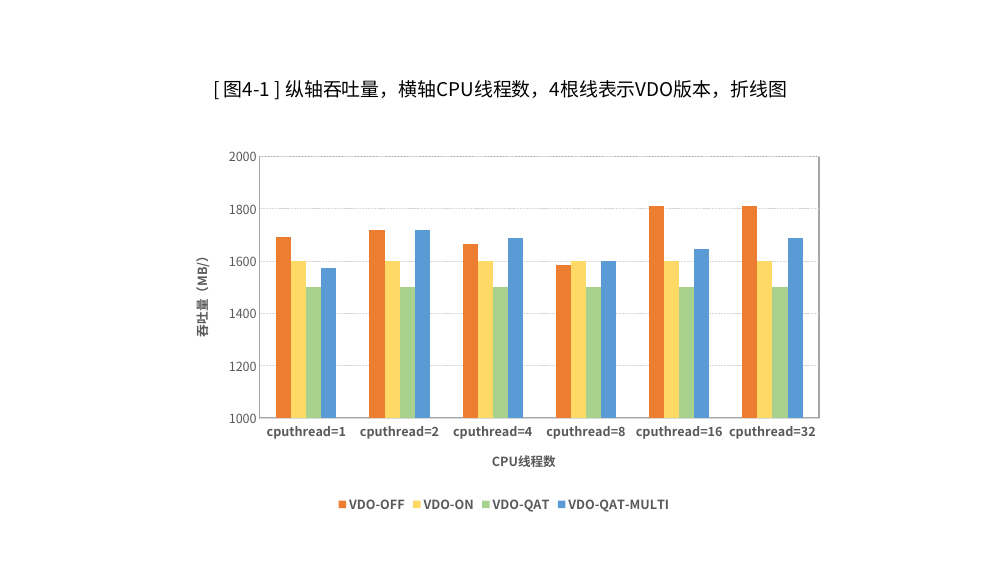
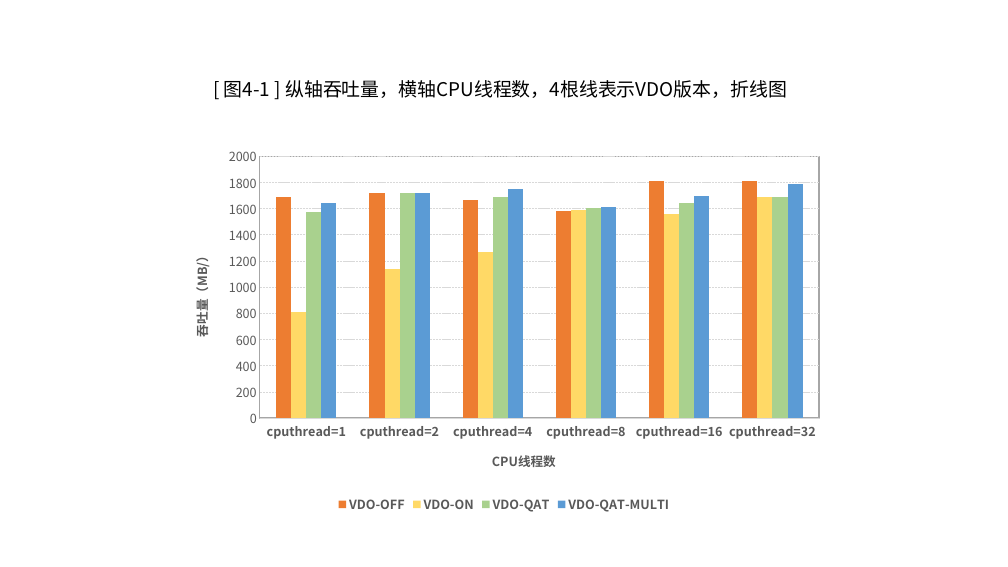
Before and after one commit to lingxu-wxw/intel-vdo-note, a slide deck: slide 7 of VDO测试图表.pptx (slide 4 before the commit). Drawn at 1008x567 pixels with LibreOffice and Linux fonts; fonts in the diff are those of the drawing. Boxes give left, top, right and bottom in pixels: in the first picture for what was removed or moved away, otherwise in the second. Text is boxed around its words. In the diff, an @@ line names an element or a change of style, - is before the commit and + after.

```diff
--- a/VDO测试图表.pptx
+++ b/VDO测试图表.pptx
@@ column chart at [175,139,832,516] @@
-VDO-ON: 1600, 1600, 1600, 1600, 1600, 1600
+VDO-ON: 810, 1140, 1270, 1590, 1560, 1690
-VDO-QAT: 1500, 1500, 1500, 1500, 1500, 1500
+VDO-QAT: 1580, 1720, 1690, 1600, 1650, 1690
-VDO-QAT-MULTI: 1580, 1720, 1690, 1600, 1650, 1690
+VDO-QAT-MULTI: 1640, 1720, 1750, 1610, 1700, 1790
@@ value axis changed @@
```
Also in this commit, not shown: 4 other slides changed, 4 slides added, 1 slide removed, 3 other files.
